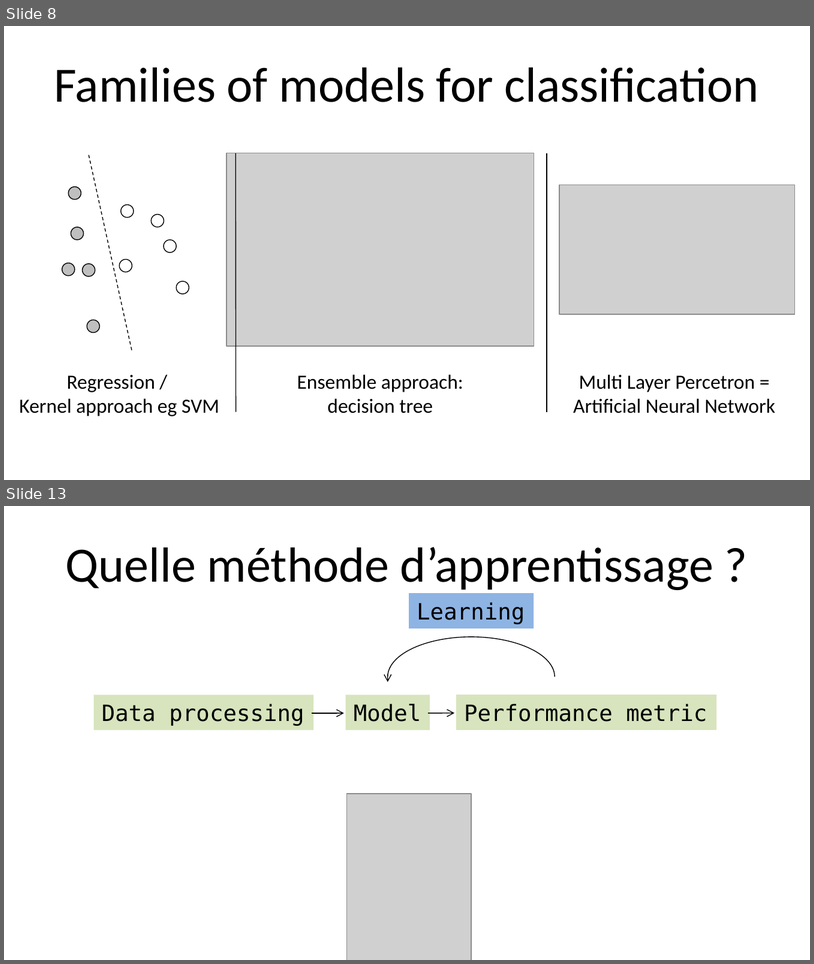
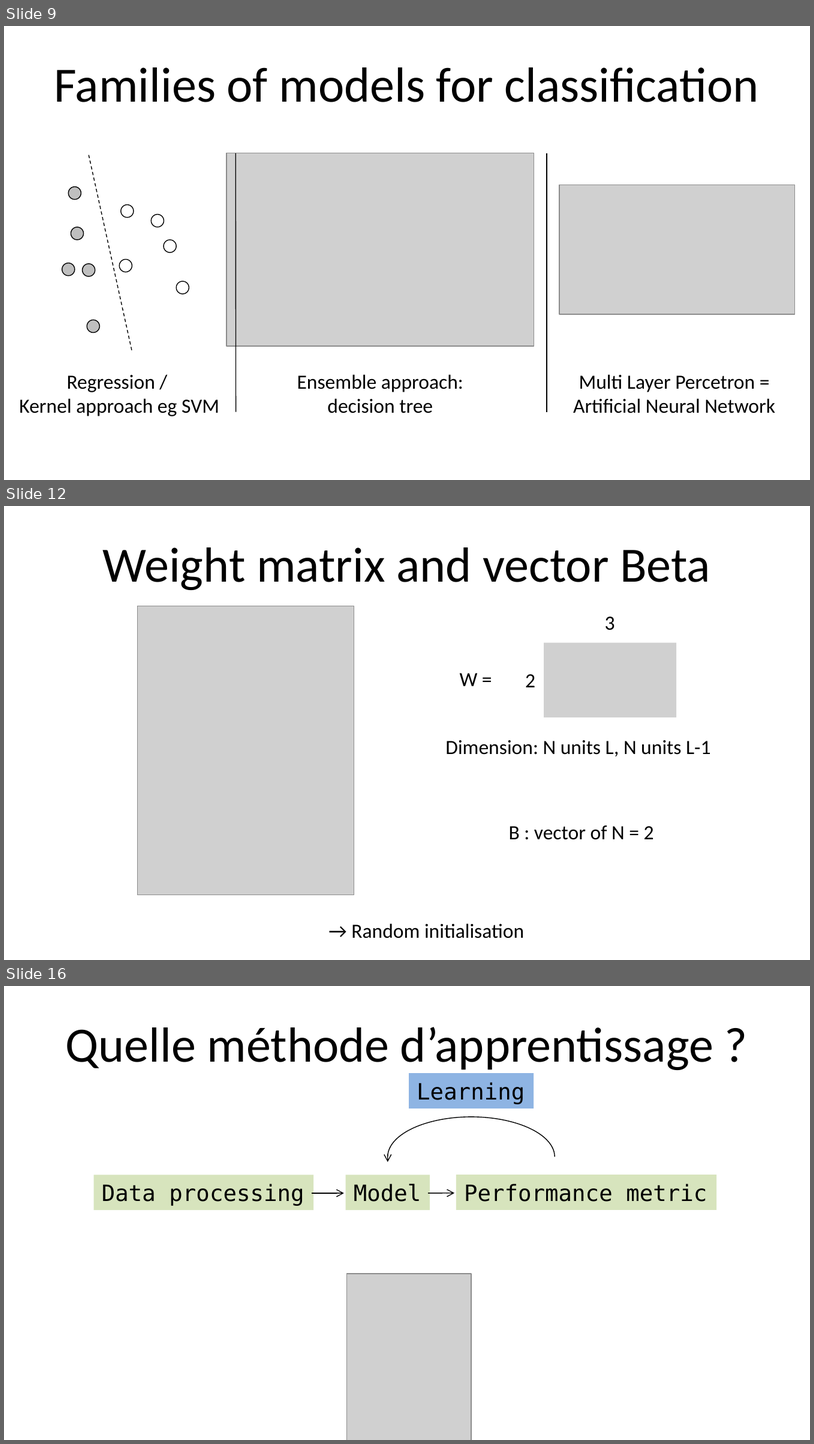
Before and after one commit to Monia234/IFSBM-bigdata, a slide deck: TP_IFSBM_module12/2020/labs/lab_2/TP_DL.pptx. Shown one above the other, each under a label of ours: slides 8 and 13 before the commit, slides 9, 12 and 16 after it; the slides between them are not shown. The pictures are 814x964 and 814x1444 pixels, drawn with LibreOffice and Linux fonts; fonts in the diff are those of the drawing; grey boxes stand for pictures. Boxes give left, top, right and bottom in pixels: in the first picture for what was removed or moved away, otherwise in the second. Text is boxed around its words. In the diff, an @@ line names an element or a change of style, - is before the commit and + after.

```diff
--- a/TP_IFSBM_module12/2020/labs/lab_2/TP_DL.pptx
+++ b/TP_IFSBM_module12/2020/labs/lab_2/TP_DL.pptx
@@ slide 12 added at box(4, 506, 810, 960), background #FFFFFF @@
@@ title added at box(102, 547, 711, 590), 44 pt, text #000000 @@
+Weight matrix and vector Beta
@@ picture added at box(138, 606, 354, 895) @@
@@ text added at box(605, 616, 615, 630), 18 pt, text #000000 @@
+3
@@ picture added at box(544, 642, 677, 717) @@
@@ text added at box(460, 673, 478, 686), 18 pt, text #000000 @@
+W =
@@ text added at box(525, 674, 536, 687), 18 pt, text #000000 @@
+2
@@ text added at box(446, 740, 711, 756), 18 pt, text #000000 @@
+Dimension: N units L, N units L-1
@@ text added at box(509, 825, 654, 840), 18 pt, text #000000 @@
+B : vector of N = 2
@@ text added at box(351, 923, 524, 938), 18 pt, text #000000 @@
+→ Random initialisation
@@ what was slide 8 is now slide 9 @@
@@ what was slide 13 is now slide 16 @@
```
Also in this commit, not shown: 1 slide changed, 8 other slides added, 5 slides removed.
